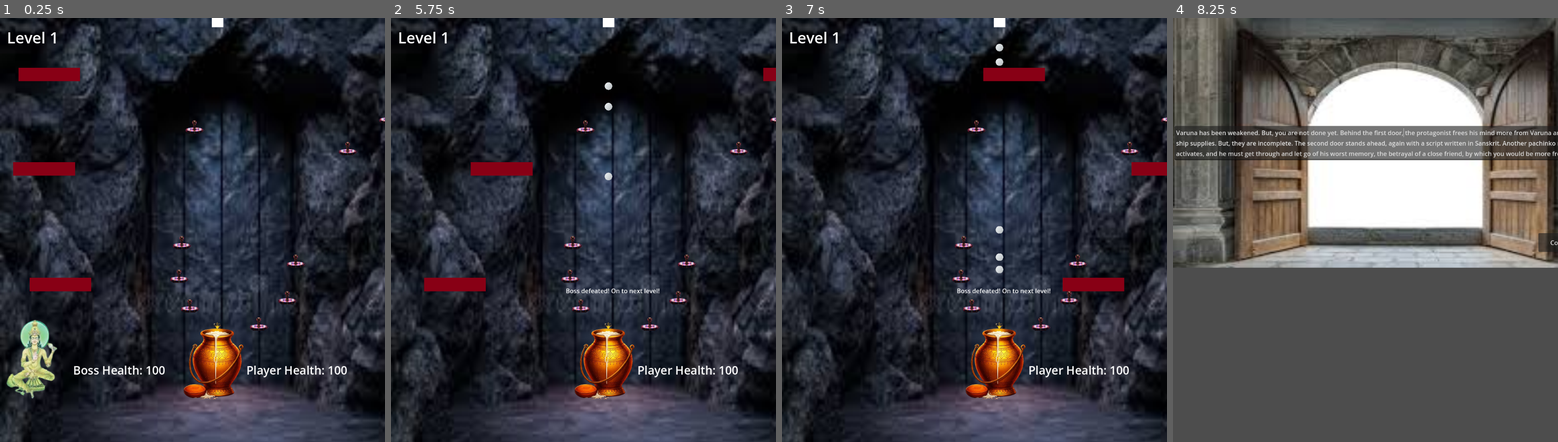
Above: before the commit, frames 1-4 (left to right).
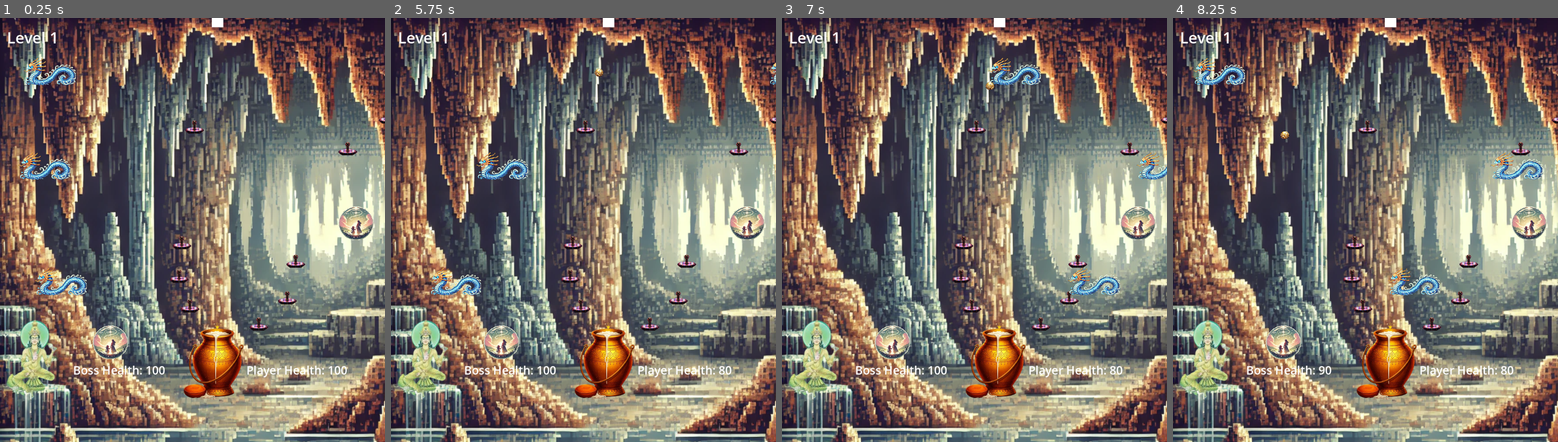
Above: after the commit, the same moments.

Repository: knandakumar25/marines-restoration-pachinko-game
Game: Godot game, scene res://scenes/level1.tscn
Two runs of this game, one before a commit and one after it. Both use one fixed random seed, a clock stepped at 60 frames per second and the inputs below. This scene is started directly instead of the project's main scene.
Inputs (mouse positions are in pixels of both pictures, inside the frame that each line leads up to):
- Up to frame 1 (0.25 s): no input
- Up to frame 2 (5.75 s): move the mouse to (668, 208) at 0.52 s; tap Space (spawn_ball) every 0.75 s from 0.6 to 5.1 s; click (668, 208) at 0.67 s; move the mouse to (506, 251) at 1.27 s; click (506, 251) at 1.42 s; move the mouse to (622, 136) at 2.02 s; click (622, 136) at 2.17 s; move the mouse to (564, 314) at 2.77 s; click (564, 314) at 2.92 s; move the mouse to (699, 293) at 3.52 s; click (699, 293) at 3.67 s; move the mouse to (468, 166) at 4.27 s; click (468, 166) at 4.42 s; move the mouse to (602, 230) at 5.02 s; click (602, 230) at 5.17 s
- Up to frame 3 (7 s): move the mouse to (916, 124) at 5.77 s; tap Space (spawn_ball) at 5.85, 6.6 s; click (916, 124) at 5.92 s; move the mouse to (1059, 208) at 6.52 s; click (1059, 208) at 6.67 s
- Up to frame 4 (8.25 s): move the mouse to (1288, 251) at 7.27 s; tap Space (spawn_ball) at 7.35, 8.1 s; click (1288, 251) at 7.42 s; move the mouse to (1404, 136) at 8.02 s; click (1404, 136) at 8.17 s

The runs differ from the first frame. In frame 1, 86% of the frame differs, in the area x 0-100%, y 0-100%; in frame 2, 87%; in frame 3, 87%; in frame 4, 88%.

Commit message:
Updated scenes

Diff:
--- a/scenes/ball.tscn
+++ b/scenes/ball.tscn
@@ -14,7 +14,8 @@
 continuous_cd = 2
 
 [node name="Sprite2D" type="Sprite2D" parent="."]
-scale = Vector2(0.1, 0.1)
+position = Vector2(-0.5, 0.500001)
+scale = Vector2(0.0516667, 0.0483333)
 texture = ExtResource("1_dn0pd")
 
 [node name="CollisionShape2D" type="CollisionShape2D" parent="."]
--- /dev/null
+++ b/scenes/family_orb.tscn
@@ -0,0 +1,15 @@
+[gd_scene load_steps=3 format=3 uid="uid://bgbnmxt7t0q54"]
+
+[ext_resource type="Texture2D" uid="uid://buivyiags0g5n" path="res://family_orb.png" id="1_cc3hp"]
+
+[sub_resource type="CircleShape2D" id="CircleShape2D_nt4qp"]
+radius = 44.4072
+
+[node name="FamilyOrb" type="StaticBody2D"]
+
+[node name="Sprite2D" type="Sprite2D" parent="."]
+scale = Vector2(0.2, 0.2)
+texture = ExtResource("1_cc3hp")
+
+[node name="CollisionShape2D" type="CollisionShape2D" parent="."]
+shape = SubResource("CircleShape2D_nt4qp")
--- a/scenes/level1.tscn
+++ b/scenes/level1.tscn
@@ -1,15 +1,16 @@
-[gd_scene load_steps=11 format=3 uid="uid://cegot3c2qv225"]
+[gd_scene load_steps=12 format=3 uid="uid://cegot3c2qv225"]
 
 [ext_resource type="Script" path="res://scenes/level_1.gd" id="1_ubtb4"]
 [ext_resource type="PackedScene" uid="uid://b75fcj0m2vgw" path="res://scenes/ball.tscn" id="2_b84l5"]
 [ext_resource type="PackedScene" uid="uid://cqbs0lx80w3np" path="res://scenes/peg.tscn" id="3_j2l2o"]
 [ext_resource type="PackedScene" uid="uid://bbwjgqamslapg" path="res://scenes/walls.tscn" id="4_pnfuf"]
+[ext_resource type="Texture2D" uid="uid://bhapk71svxsah" path="res://bg1.png" id="5_bh6r3"]
 [ext_resource type="PackedScene" uid="uid://uy1irbdyhatw" path="res://scenes/goal.tscn" id="5_kkl7v"]
 [ext_resource type="PackedScene" uid="uid://0pv8ioe2dyvm" path="res://scenes/boss.tscn" id="6_jtv2e"]
-[ext_resource type="Texture2D" uid="uid://kugp1dg653no" path="res://cave_door.png" id="7_6wpq8"]
 [ext_resource type="Script" path="res://scenes/walls.gd" id="8_xmhpt"]
 [ext_resource type="Script" path="res://scenes/walls2.gd" id="9_sk8c8"]
 [ext_resource type="Script" path="res://scenes/walls3.gd" id="10_2ru3h"]
+[ext_resource type="PackedScene" uid="uid://bgbnmxt7t0q54" path="res://scenes/family_orb.tscn" id="11_lw2ts"]
 
 [node name="Level 1" type="Node2D"]
 script = ExtResource("1_ubtb4")
@@ -36,7 +37,7 @@
 grow_horizontal = 2
 grow_vertical = 2
 size_flags_vertical = 8
-texture = ExtResource("7_6wpq8")
+texture = ExtResource("5_bh6r3")
 
 [node name="Finished" type="Label" parent="TextureRect"]
 layout_mode = 1
@@ -113,3 +114,9 @@
 offset_bottom = 86.0
 theme_override_font_sizes/font_size = 40
 text = "Level 1"
+
+[node name="FamilyOrb" parent="." instance=ExtResource("11_lw2ts")]
+position = Vector2(935, 541)
+
+[node name="FamilyOrb2" parent="." instance=ExtResource("11_lw2ts")]
+position = Vector2(297, 850)
--- a/scenes/level_1.gd
+++ b/scenes/level_1.gd
@@ -1,21 +1,18 @@
 extends Node2D
-
-# Used ChatGPT to generate code to initialize, build functions for game play and manage player health.
 
 @export var ball_scene: PackedScene
 @export var goal_scene: PackedScene
 @export var boss_scene: PackedScene
-@onready var spawner: Marker2D = $Spawner
 @onready var player_health_label: Label = $PlayerHealth  # Reference to the PlayerHealth label
 
 var boss
 var goal
 var player_health: int = 100  # Player's health
 var y_threshold = 900  # Y-position threshold for detecting missed balls
+var game_active = true  # Flag to control game activity
 
-# Max values for randomization
-var max_x = 1154
-var max_y = 1452
+# Flag to control ball spawning cooldown
+var can_spawn: bool = true
 
 func _ready() -> void:
 	# Instance the Goal and add it to the scene
@@ -37,28 +34,43 @@
 	update_health_display()
 
 func _process(delta: float) -> void:
-	# Check for space bar or left mouse button press
-	if Input.is_action_just_pressed("spawn_ball"):
-		spawn_ball()
+	if not game_active:
+		return  # Stop processing if game is over
 
-	# Check if any balls have pressed the y-axis threshold
+	# Check if any balls have passed the y-axis threshold
 	for ball in get_tree().get_nodes_in_group("balls"):
 		if ball.position.y > y_threshold:
 			print("Ball passed the threshold!")
 			_on_health_reduced(-10)
-			ball.queue_free() # Remove the ball
+			ball.queue_free()  # Remove the ball
 
-	# Check if the boss no longer exists to transition to the next level
 	if not is_instance_valid(boss):
-		$TextureRect/Finished.text = "Boss defeated! On to next level!"
+		game_active = false  # Stop spawning new balls
+		$TextureRect/Finished.text = "Boss defeated! The door is now open! On to next level!"
 		await get_tree().create_timer(2.0).timeout
 		get_tree().change_scene_to_file("res://scenes/black_2.tscn")
 
-func spawn_ball():
-	var ball = ball_scene.instantiate()
-	ball.position = spawner.position
-	add_child(ball)
-	ball.add_to_group("balls")  # Add ball to a group for easy tracking
+# Function to spawn a ball at the top of the screen at the mouse's x-coordinate
+func spawn_ball_at_mouse(mouse_x: float) -> void:
+	if game_active:
+		var ball = ball_scene.instantiate()
+		# Set position with x from the mouse and y at the top (0)
+		ball.position = Vector2(mouse_x, 0)
+		add_child(ball)
+		ball.add_to_group("balls")
+
+# Async function to spawn a ball and wait for a 2 second cooldown
+func spawn_ball_with_cooldown(mouse_x: float) -> void:
+	if can_spawn and game_active:
+		spawn_ball_at_mouse(mouse_x)
+		can_spawn = false
+		await get_tree().create_timer(2.0).timeout
+		can_spawn = true
+
+# Listen for mouse clicks to spawn a ball at the mouse's x-coordinate
+func _input(event: InputEvent) -> void:
+	if event is InputEventMouseButton and event.button_index == MOUSE_BUTTON_LEFT and event.pressed:
+		spawn_ball_with_cooldown(event.position.x)
 
 # Function to reduce player health
 func _on_health_reduced(damage: int) -> void:
@@ -67,9 +79,9 @@
 	update_health_display()
 	if player_health <= 0:
 		print("Game Over!")
-		await get_tree().create_timer(1.5).timeout # Small delay before restarting
+		game_active = false  # Stop spawning new balls
+		await get_tree().create_timer(1.5).timeout  # Small delay before restarting
 		get_tree().reload_current_scene()
-		# End the game or reset the scene
 
 # Function to update the health label display
 func update_health_display() -> void:
--- a/scenes/walls.tscn
+++ b/scenes/walls.tscn
@@ -8,7 +8,8 @@
 [node name="Walls" type="StaticBody2D"]
 
 [node name="Sprite2D" type="Sprite2D" parent="."]
-scale = Vector2(0.5, 0.5)
+position = Vector2(-1, 15)
+scale = Vector2(0.231667, 0.211667)
 texture = ExtResource("1_fvrb0")
 
 [node name="CollisionShape2D" type="CollisionShape2D" parent="."]
Binary file changed: ball.png
Binary file added: bg1.png
Not shown, added: bg1.png.import
Binary file added: bg2.png
Not shown, added: bg2.png.import
Binary file added: bg3.png
Not shown, added: bg3.png.import
Binary file added: bigRock1.png
Not shown, added: bigRock1.png.import
Binary file added: family_orb.png
Not shown, added: family_orb.png.import
Binary file added: home_orb.png
(and 10 more such lines)
